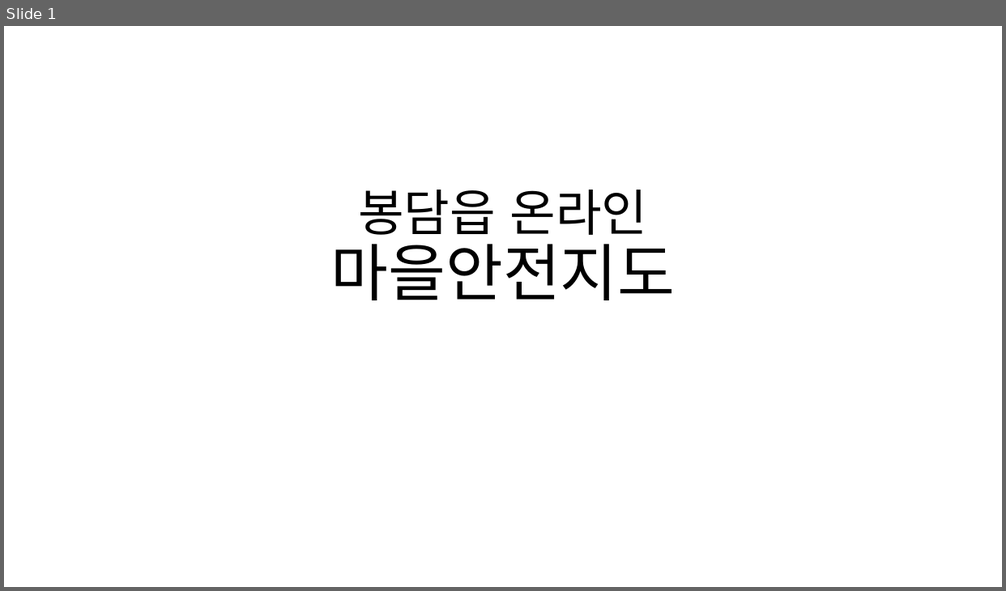
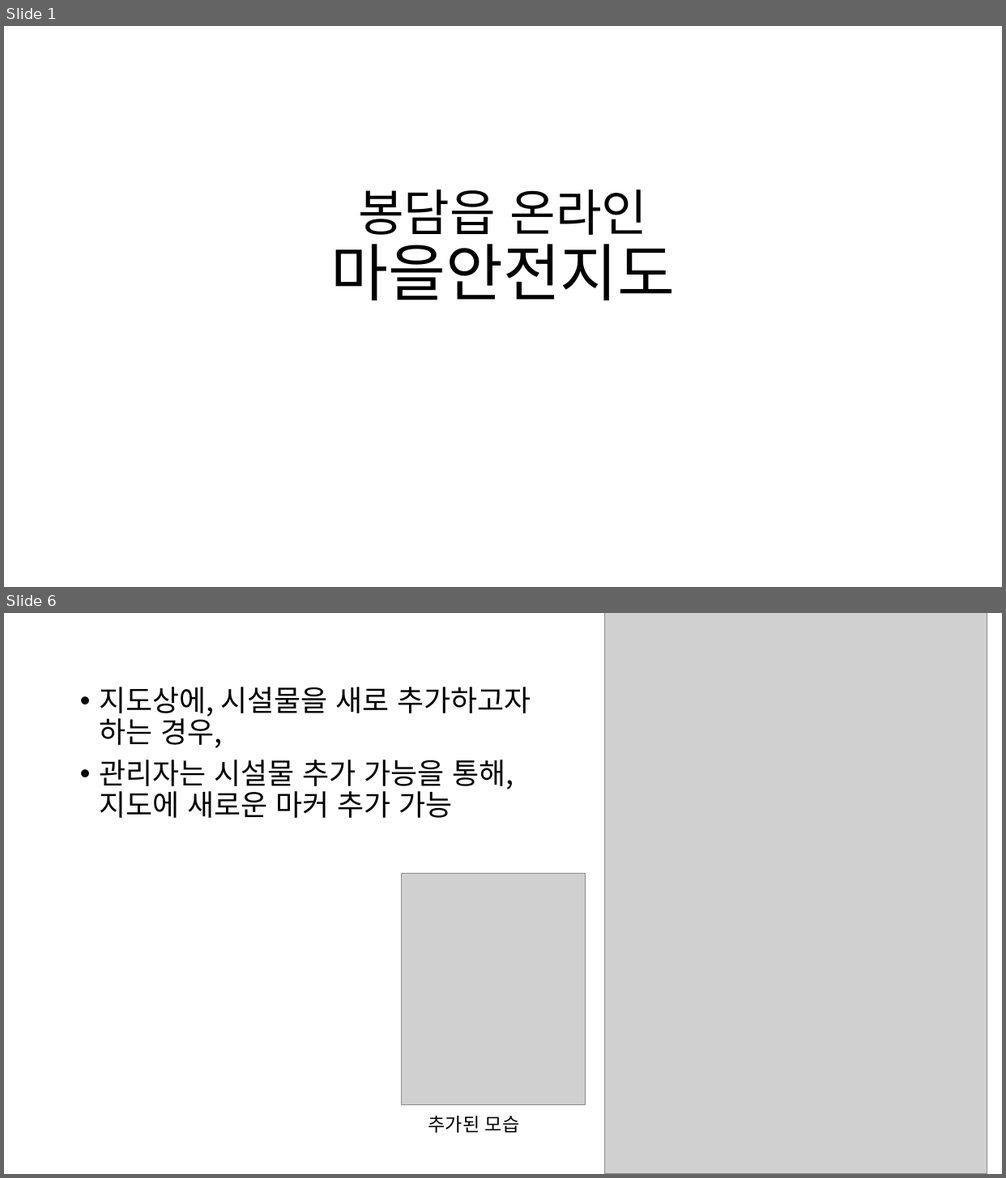
Before and after one commit to bongdam-safety/documents, a slide deck: 프로젝트 발표회/발표자료.pptx. Shown one above the other, each under a label of ours: slide 1 before the commit, slides 1 and 6 after it; the slides between them are not shown. The pictures are 1006x591 and 1006x1178 pixels, drawn with LibreOffice and Linux fonts; fonts in the diff are those of the drawing; grey boxes stand for pictures. Boxes give left, top, right and bottom in pixels: in the first picture for what was removed or moved away, otherwise in the second. Text is boxed around its words. In the diff, an @@ line names an element or a change of style, - is before the commit and + after.

```diff
--- a/프로젝트 발표회/발표자료.pptx
+++ b/프로젝트 발표회/발표자료.pptx
@@ slide 6 added at <box>4,613,1002,1174</box>, background #FFFFFF @@
@@ picture added at <box>605,613,987,1174</box> @@
@@ text added at <box>99,687,530,818</box>, 28 pt, text #000000 @@
+• 지도상에, 시설물을 새로 추가하고자 하는 경우,
+• 관리자는 시설물 추가 가능을 통해, 지도에 새로운 마커 추가 가능
@@ picture added at <box>402,874,586,1105</box> @@
@@ text added at <box>428,1116,520,1133</box>, 18 pt, text #000000 @@
+추가된 모습
```
Also in this commit, not shown: 3 slides changed, 1 other slide added.
